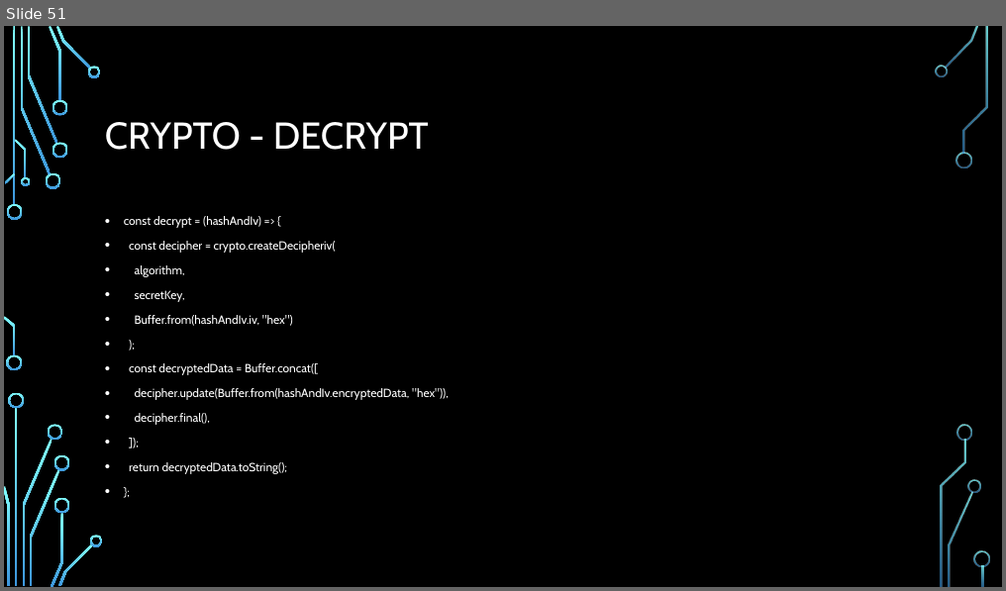
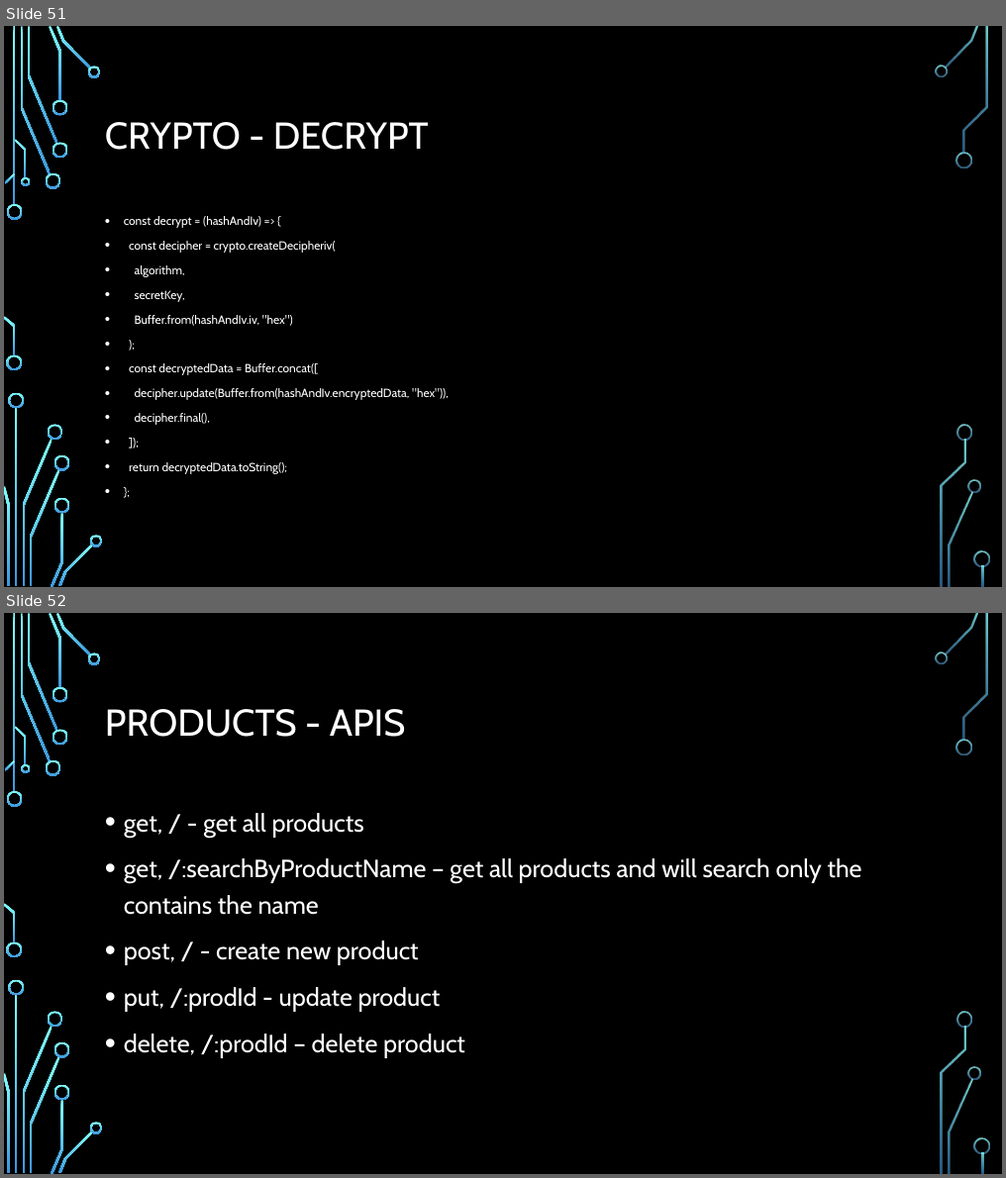
Before and after one commit to Rlss91/hu_morning_nodejs_W011121MR, a slide deck: docs/node js.pptx. Shown one above the other, each under a label of ours: slide 51 before the commit, slides 51 and 52 after it. The pictures are 1006x591 and 1006x1178 pixels, drawn with LibreOffice and Linux fonts; fonts in the diff are those of the drawing; background and template pictures are left out. Boxes give left, top, right and bottom in pixels: in the first picture for what was removed or moved away, otherwise in the second. Text is boxed around its words. In the diff, an @@ line names an element or a change of style, - is before the commit and + after.

Commit message:
products do not copy

```diff
--- a/docs/node js.pptx
+++ b/docs/node js.pptx
@@ slide 52 added at bbox=[4, 613, 1002, 1174], background picture (left out); not listed: 36 template elements that a slide beside it also shows @@
@@ title added at bbox=[105, 709, 406, 737], 36 pt, text #FFFFFF @@
+PRODUCTS - APIS
@@ text added at bbox=[124, 813, 862, 1059], 24 pt, text #FFFFFF @@
+• get, / - get all products
+• get, /:searchByProductName – get all products and will search only the contains the name
+• post, / - create new product
+• put, /:prodId - update product
+• delete, /:prodId – delete product
```
Also in this commit, not shown: 3 other files.
